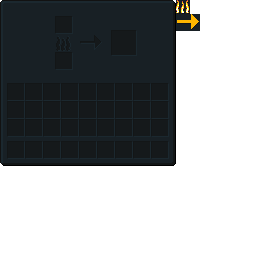
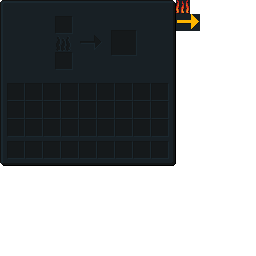
Layers edited between the first and the second 256 × 256 image:
added layer "Layer 6" above "Layer 5" over [176, 0, 189, 13]
